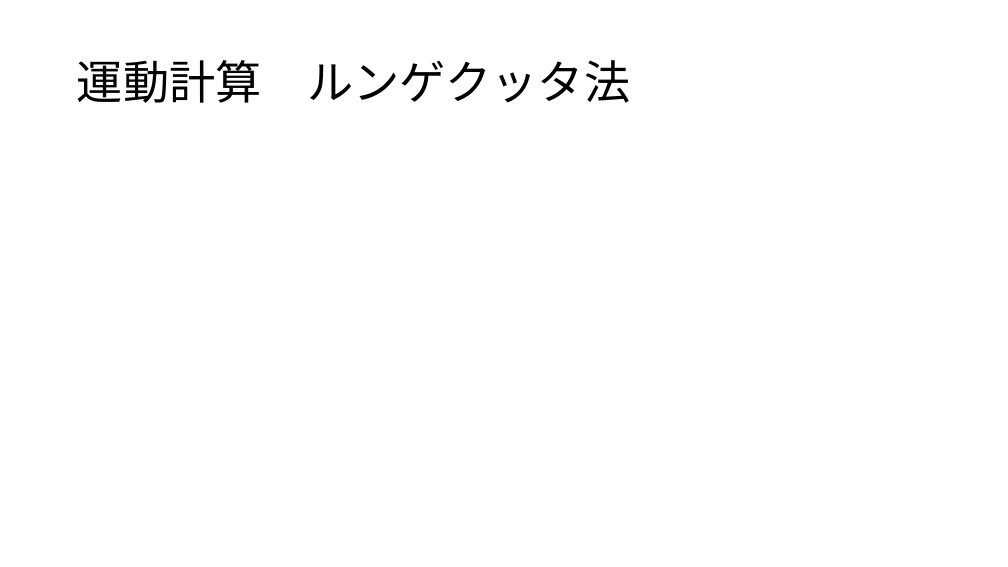
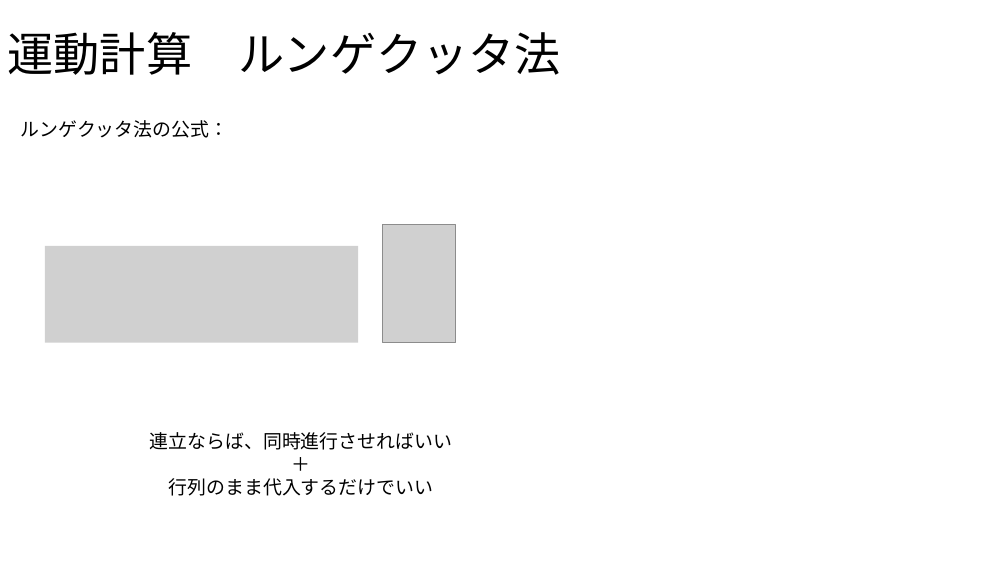
Before and after one commit to Takeuchi-yuya/Ksimulation, a slide deck: slide 7 of docs/中間発表.pptx. Drawn at 1008x567 pixels with LibreOffice and Linux fonts; fonts in the diff are those of the drawing; grey boxes stand for pictures. Boxes give left, top, right and bottom in pixels: in the first picture for what was removed or moved away, otherwise in the second. Text is boxed around its words. In the diff, an @@ line names an element or a change of style, - is before the commit and + after.

```diff
--- a/docs/中間発表.pptx
+++ b/docs/中間発表.pptx
@@ title "運動計算 ルンゲクッタ法": place and size @@
-title "運動計算 ルンゲクッタ法" at [77, 60, 630, 103]
+title "運動計算 ルンゲクッタ法" at [8, 32, 561, 75]
@@ text added at [21, 120, 229, 138], 18 pt, text #000000 @@
+ルンゲクッタ法の公式：
@@ picture added at [383, 224, 456, 343] @@
@@ picture added at [45, 246, 358, 343] @@
@@ text added at [150, 432, 452, 496], 18 pt, text #000000 @@
+連立ならば、同時進行させればいい
+＋
+行列のまま代入するだけでいい
```
Also in this commit, not shown: 3 other slides changed, 7 slides added, 2 slides removed, 3 other files.
